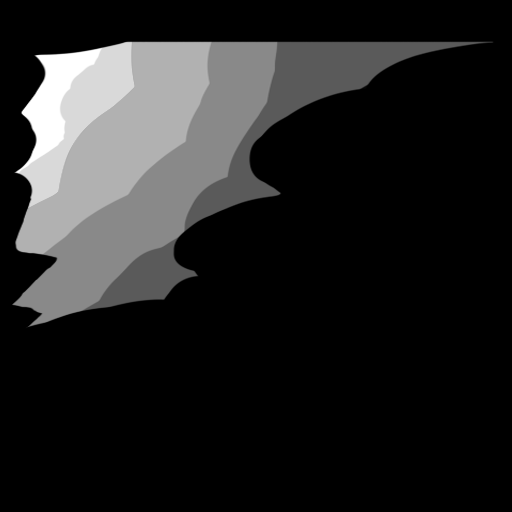
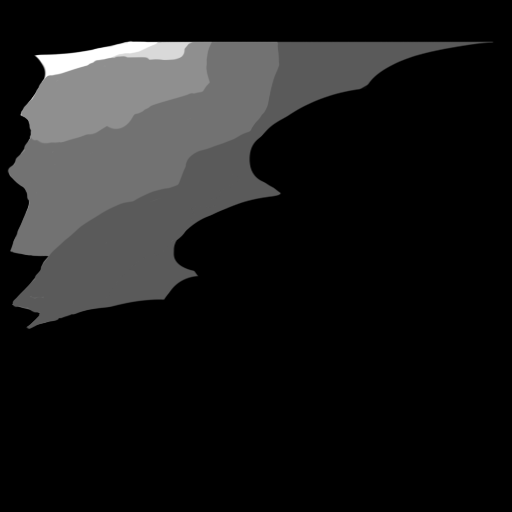
The second 512×512 image is a revision of the first. Changes to its layers:
removed layer "레이어 1" over [11, 41, 280, 328]
added layer "레이어 7" above "레이어 6" over [7, 55, 260, 314]
added layer "레이어 6" above "레이어 4" over [108, 41, 194, 95]
added layer "레이어 4" above "레이어 5" over [9, 41, 280, 313]
added layer "레이어 5" above "레이어 3" over [8, 41, 221, 215]
added layer "레이어 3" above "배경" over [10, 40, 280, 329]
